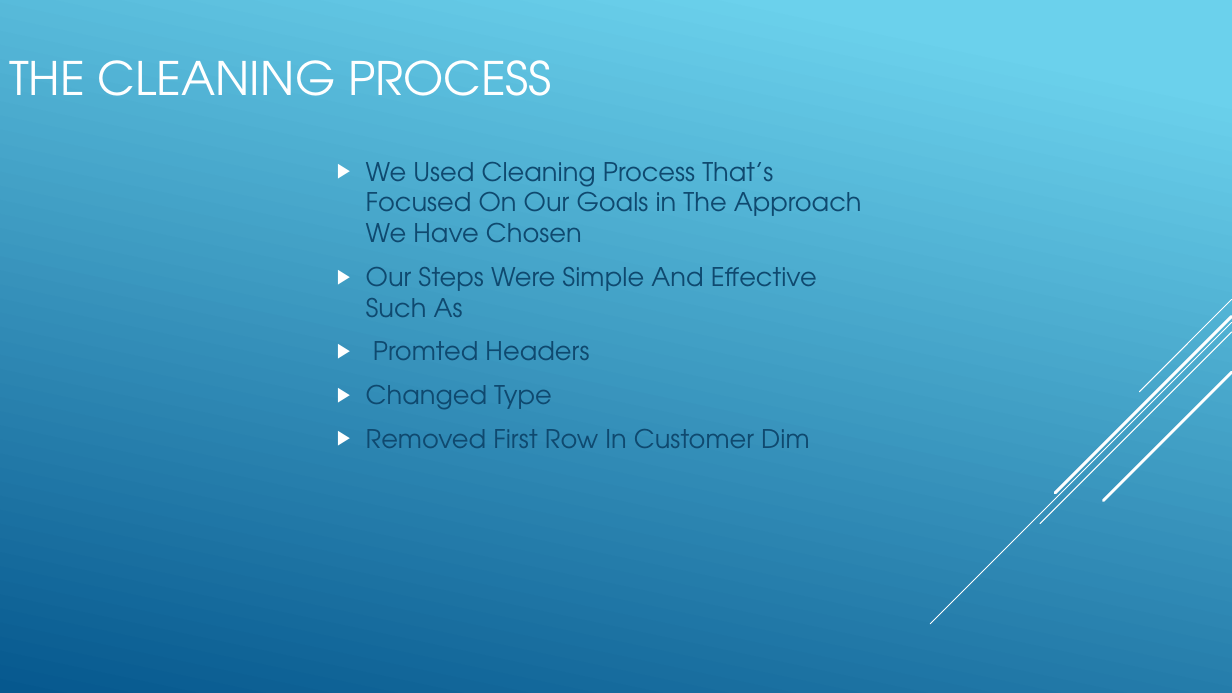
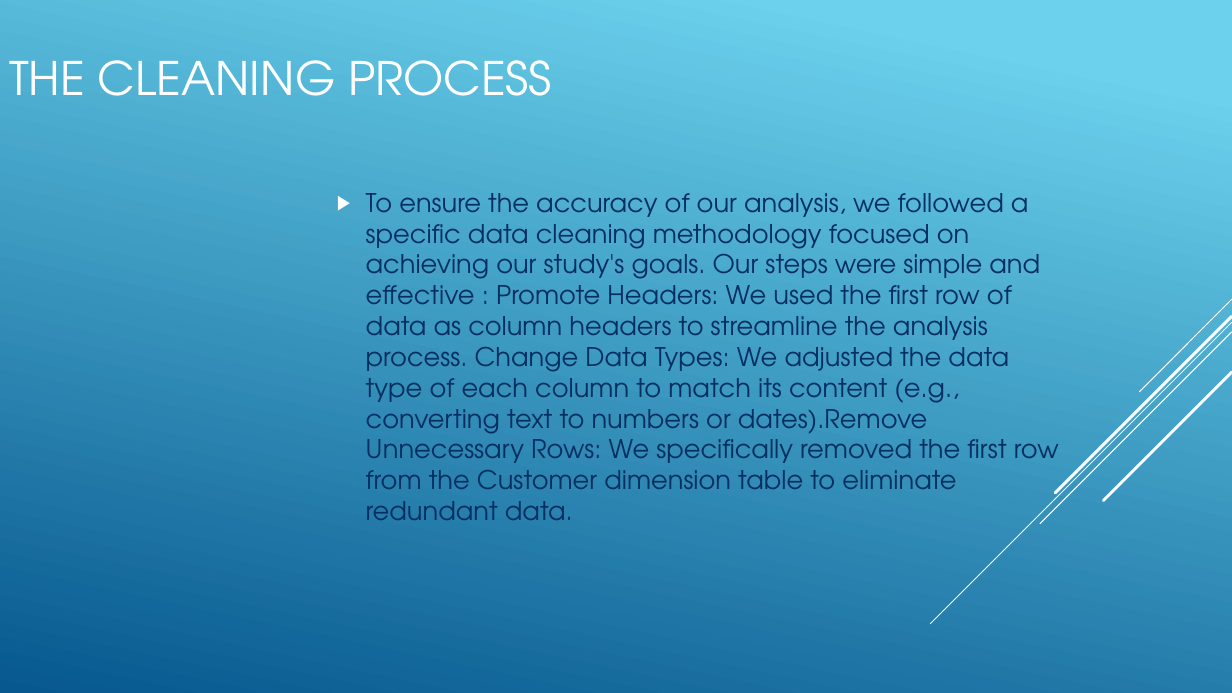
Before and after one commit to mohmedhasan1981/The-First, a slide deck: slide 4 of WWI.pptx. Drawn at 1232x693 pixels with LibreOffice and Linux fonts; fonts in the diff are those of the drawing. Boxes give left, top, right and bottom in pixels: in the first picture for what was removed or moved away, otherwise in the second. Text is boxed around its words. In the diff, an @@ line names an element or a change of style, - is before the commit and + after.

Commit message:
Improve Slides

```diff
--- a/WWI.pptx
+++ b/WWI.pptx
@@ text at [366,193,1059,520]: text changed; text colour #0F496F to #052F61 @@
-▶ We Used Cleaning Process That’s Focused On Our Goals in The Approach We Have Chosen
-▶ Our Steps Were Simple And Effective Such As
-▶ Promted Headers
-▶ Changed Type
-▶ Removed First Row In Customer Dim
+▶ To ensure the accuracy of our analysis, we followed a specific data cleaning methodology focused on achieving our study's goals. Our steps were simple and effective : Promote Headers: We used the first row of data as column headers to streamline the analysis process. Change Data Types: We adjusted the data type of each column to match its content (e.g., converting text to numbers or dates).Remove Unnecessary Rows: We specifically removed the first row from the Customer dimension table to eliminate redundant data.
```
Also in this commit, not shown: 3 other slides changed, 14 slides added, 16 slides removed.
